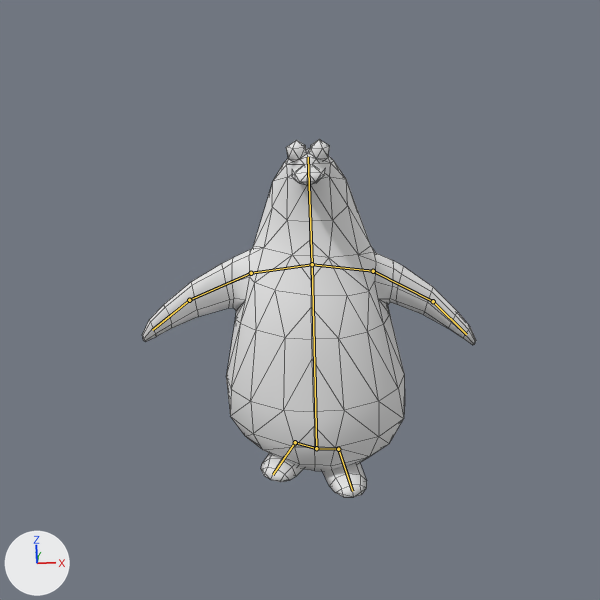
An edit to the Blender file Resources/example model/penguin.blend, drawn before and after from the same camera.
Camera for both pictures: the file's camera 'Camera'. Lighting does not change. The marker at lower left points along +X, +Y and +Z. Both versions are drawn at frame 19 of the action 'ArmatureAction'; the numbers are the values there. The bones that bend it are drawn over the model as lines. Mesh edges are drawn as thin lines.
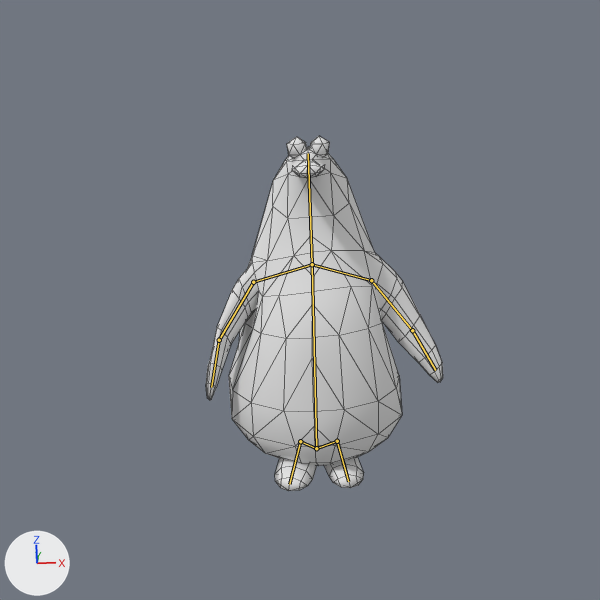
Changed parts and their boxes (x1, y1, x2, y2) in the pictures (600 x 600 px):
'Cube.001', posed (29% narrower)
    before: (143, 140, 476, 497)
    after: (206, 136, 443, 491)
bone 'Bone.002', root to tip
    before: (312, 264) to (308, 157)
    after: (312, 264) to (308, 153)
bone 'Bone_L', root to tip
    before: (312, 264) to (373, 271)
    after: (312, 264) to (371, 280)
bone 'Bone_L.001', root to tip
    before: (373, 271) to (433, 301)
    after: (371, 280) to (412, 330)
bone 'Bone_L.004', root to tip
    before: (433, 301) to (466, 334)
    after: (412, 330) to (435, 370)
bone 'Bone_R', root to tip
    before: (312, 264) to (251, 273)
    after: (312, 264) to (253, 282)
bone 'Bone_R.001', root to tip
    before: (251, 273) to (189, 300)
    after: (253, 282) to (219, 340)
bone 'Bone_R.004', root to tip
    before: (189, 300) to (152, 330)
    after: (219, 340) to (211, 387)
bone 'Bone_L.002', root to tip
    before: (316, 448) to (338, 449)
    after: (316, 448) to (337, 441)
bone 'Bone_L.003', root to tip
    before: (338, 449) to (352, 491)
    after: (337, 441) to (348, 481)
bone 'Bone_R.002', root to tip
    before: (316, 448) to (295, 442)
    after: (316, 448) to (300, 441)
bone 'Bone_R.003', root to tip
    before: (295, 442) to (273, 474)
    after: (300, 441) to (289, 484)

What the commit changed:
Bone 'Bone.002' (bone_bone_002) turns from (-8, 0, 0) to (-4, 0, 0) degrees about its own x, y and z.
Bone 'Bone_L' (bone_bone_l) turns from (-5, 11, 0) to (-16, -15, 7) degrees about its own x, y and z.
Bone 'Bone_L.001' (bone_bone_l_001) turns from (-11, 1, -14) to (-28, -12, 0) degrees about its own x, y and z.
Bone 'Bone_L.004' (bone_bone_l_004) turns from (-7, 8, -14) to (-6, -12, -6) degrees about its own x, y and z.
Bone 'Bone_R' (bone_bone_r) turns from (-4, 14, 1) to (-11, -11, 10) degrees about its own x, y and z.
Bone 'Bone_R.001' (bone_bone_r_001) turns from (-5, -3, 13) to (-19, -10, 41) degrees about its own x, y and z.
Bone 'Bone_R.004' (bone_bone_r_004) turns from (-10, -5, 11) to (-12, -11, 16) degrees about its own x, y and z.
Bone 'Bone_L.002' (bone_bone_l_002) turns from (0, 0, -3) to (12, -1, 16) degrees about its own x, y and z.
Bone 'Bone_L.003' (bone_bone_l_003) turns from (0, 0, 3) to (2, -14, -17) degrees about its own x, y and z.
Bone 'Bone_R.002' (bone_bone_r_002) turns from (12, 0, -7) to (38, -5, 28) degrees about its own x, y and z.
Bone 'Bone_R.003' (bone_bone_r_003) turns from (6, 1, 1) to (-20, 31, -33) degrees about its own x, y and z.
